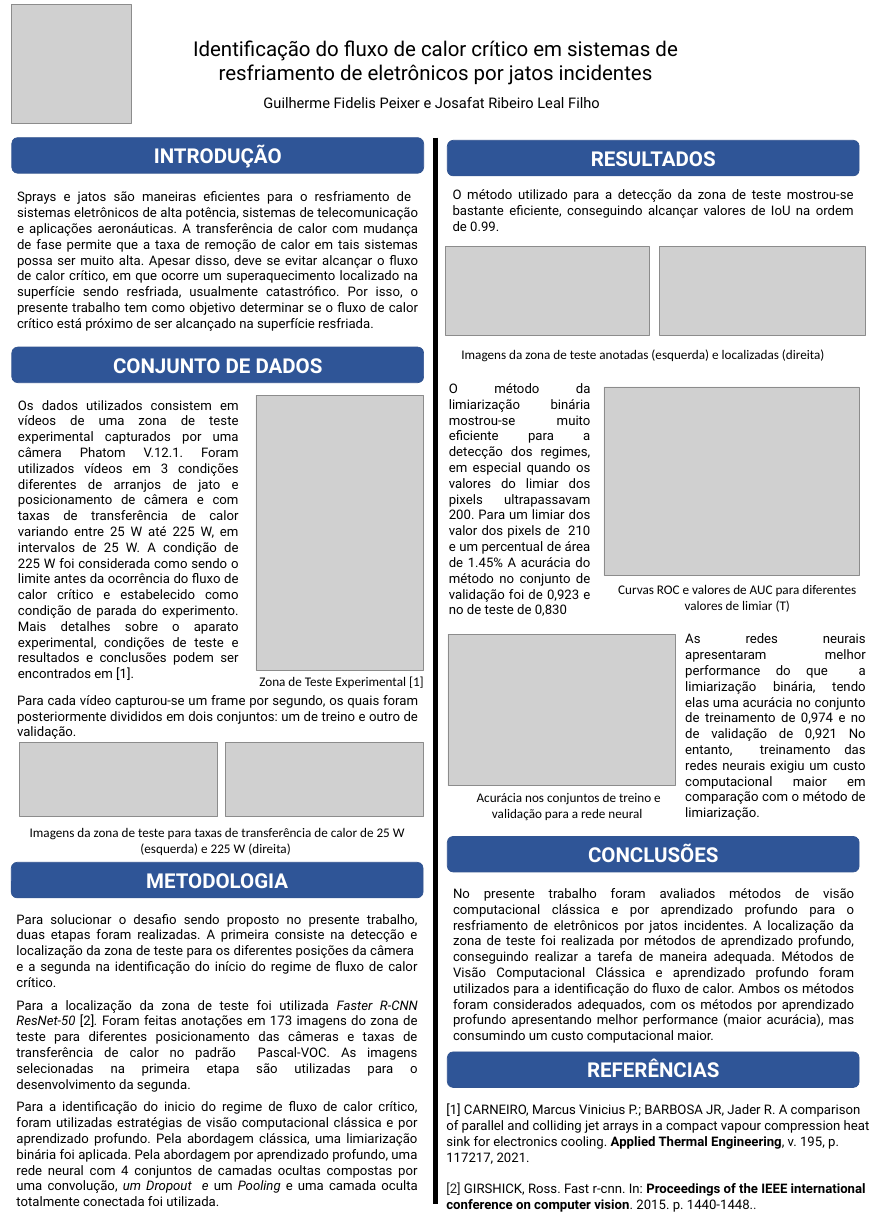
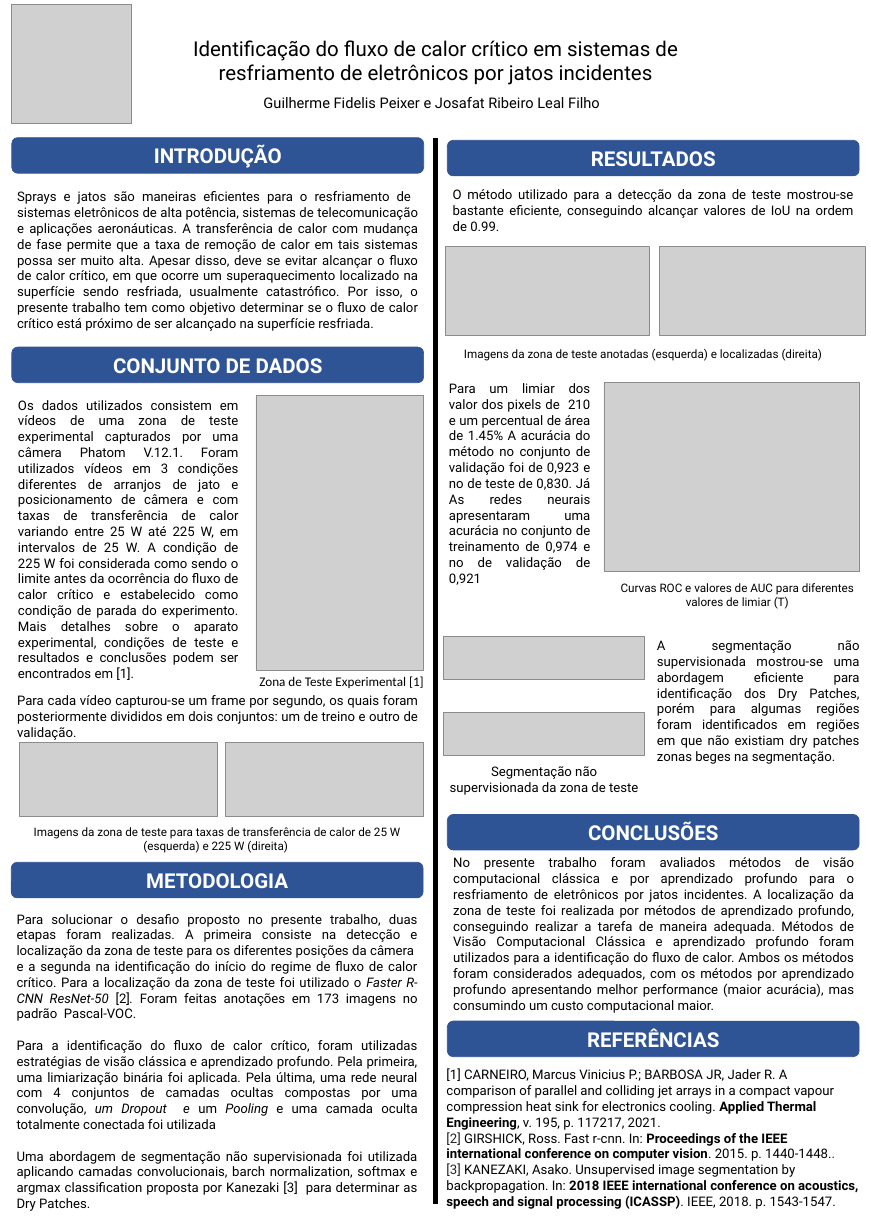
Before and after one commit to gfidelisp/ComputerVision_CriticalHeatFlux, a slide deck: slide 1 of Apresentação/Poster.pptx. Drawn at 871x1232 pixels with LibreOffice and Linux fonts; fonts in the diff are those of the drawing; grey boxes stand for pictures. Boxes give left, top, right and bottom in pixels: in the first picture for what was removed or moved away, otherwise in the second. Text is boxed around its words. In the diff, an @@ line names an element or a change of style, - is before the commit and + after.

Commit message:
Apresentação e Poster Atualizados

```diff
--- a/Apresentação/Poster.pptx
+++ b/Apresentação/Poster.pptx
@@ text at (449,383,591,585): text changed @@
-O método da limiarização binária mostrou-se muito eficiente para a detecção dos regimes, em especial quando os valores do limiar dos pixels ultrapassavam 200. Para um limiar dos valor dos pixels de 210 e um percentual de área de 1.45% A acurácia do método no conjunto de validação foi de 0,923 e no de teste de 0,830
+Para um limiar dos valor dos pixels de 210 e um percentual de área de 1.45% A acurácia do método no conjunto de validação foi de 0,923 e no de teste de 0,830. Já As redes neurais apresentaram uma acurácia no conjunto de treinamento de 0,974 e no de validação de 0,921
@@ picture: place and size @@
-picture at (604,387,859,575)
+picture at (604,383,859,571)
@@ size 18 to 16 pt, font Calibri to Roboto in 3 elements at (464,349,823,361), (34,827,400,853), (621,583,854,609) @@
@@ picture added at (443,637,644,680) @@
@@ picture removed at (448,634,676,786) @@
@@ text added at (657,640,860,764), 18 pt, text #000000 @@
+A segmentação não supervisionada mostrou-se uma abordagem eficiente para identificação dos Dry Patches, porém para algumas regiões foram identificados em regiões em que não existiam dry patches zonas beges na segmentação.
@@ text removed at (685,633,866,820) @@
-As redes neurais apresentaram melhor performance do que a limiarização binária, tendo elas uma acurácia no conjunto de treinamento de 0,974 e no de validação de 0,921 No entanto, treinamento das redes neurais exigiu um custo computacional maior em comparação com o método de limiarização.
@@ picture added at (443,712,644,756) @@
@@ text added at (450,766,638,795), 18 pt, text #000000 @@
+Segmentação não supervisionada da zona de teste
@@ text removed at (477,793,661,821) @@
-Acurácia nos conjuntos de treino e validação para a rede neural
@@ rounded rectangle "CONCLUSÕES": place and size @@
-rounded rectangle "CONCLUSÕES" at (447,837,859,873)
+rounded rectangle "CONCLUSÕES" at (447,815,859,850)
@@ rounded rectangle "CONCLUSÕES" at (447,815,859,850): fill #2F5597 to #2F5496; outline #325491 1 pt to #31538F 1 pt; proportions changed @@
@@ text "No presente trabalho foram avaliados ...": place and size @@
-text "No presente trabalho foram avaliados ..." at (453,888,855,1043)
+text "No presente trabalho foram avaliados ..." at (453,857,855,1013)
@@ text at (17,914,418,1211): text changed @@
-Para solucionar o desafio sendo proposto no presente trabalho, duas etapas foram realizadas. A primeira consiste na detecção e localização da zona de teste para os diferentes posições da câmera e a segunda na identificação do início do regime de fluxo de calor crítico.
-Para a localização da zona de teste foi utilizada Faster R-CNN ResNet-50 [2]. Foram feitas anotações em 173 imagens do zona de teste para diferentes posicionamento das câmeras e taxas de transferência de calor no padrão Pascal-VOC. As imagens selecionadas na primeira etapa são utilizadas para o desenvolvimento da segunda.
-Para a identificação do inicio do regime de fluxo de calor crítico, foram utilizadas estratégias de visão computacional clássica e por aprendizado profundo. Pela abordagem clássica, uma limiarização binária foi aplicada. Pela abordagem por aprendizado profundo, uma rede neural com 4 conjuntos de camadas ocultas compostas por uma convolução, um Dropout e um Pooling e uma camada oculta totalmente conectada foi utilizada.
+Para solucionar o desafio proposto no presente trabalho, duas etapas foram realizadas. A primeira consiste na detecção e localização da zona de teste para os diferentes posições da câmera e a segunda na identificação do início do regime de fluxo de calor crítico. Para a localização da zona de teste foi utilizado o Faster R-CNN ResNet-50 [2]. Foram feitas anotações em 173 imagens no padrão Pascal-VOC.
+Para a identificação do fluxo de calor crítico, foram utilizadas estratégias de visão clássica e aprendizado profundo. Pela primeira, uma limiarização binária foi aplicada. Pela última, uma rede neural com 4 conjuntos de camadas ocultas compostas por uma convolução, um Dropout e um Pooling e uma camada oculta totalmente conectada foi utilizada
+Uma abordagem de segmentação não supervisionada foi utilizada aplicando camadas convolucionais, barch normalization, softmax e argmax classification proposta por Kanezaki [3] para determinar as Dry Patches.
@@ rounded rectangle "REFERÊNCIAS" at (447,1021,859,1056): fill #2F5597 to #2F5496; outline #325491 1 pt to #31538F 1 pt; proportions changed @@
@@ rounded rectangle "REFERÊNCIAS": place and size @@
-rounded rectangle "REFERÊNCIAS" at (447,1052,859,1088)
+rounded rectangle "REFERÊNCIAS" at (447,1021,859,1056)
@@ text "[1] CARNEIRO, Marcus Vinicius P.; ...": place and size @@
-text "[1] CARNEIRO, Marcus Vinicius P.; ..." at (446,1103,870,1195)
+text "[1] CARNEIRO, Marcus Vinicius P.; ..." at (446,1068,858,1209)
@@ text at (446,1163,858,1209): paragraph added @@
+[3] KANEZAKI, Asako. Unsupervised image segmentation by backpropagation. In: 2018 IEEE international conference on acoustics, speech and signal processing (ICASSP). IEEE, 2018. p. 1543-1547.
```
